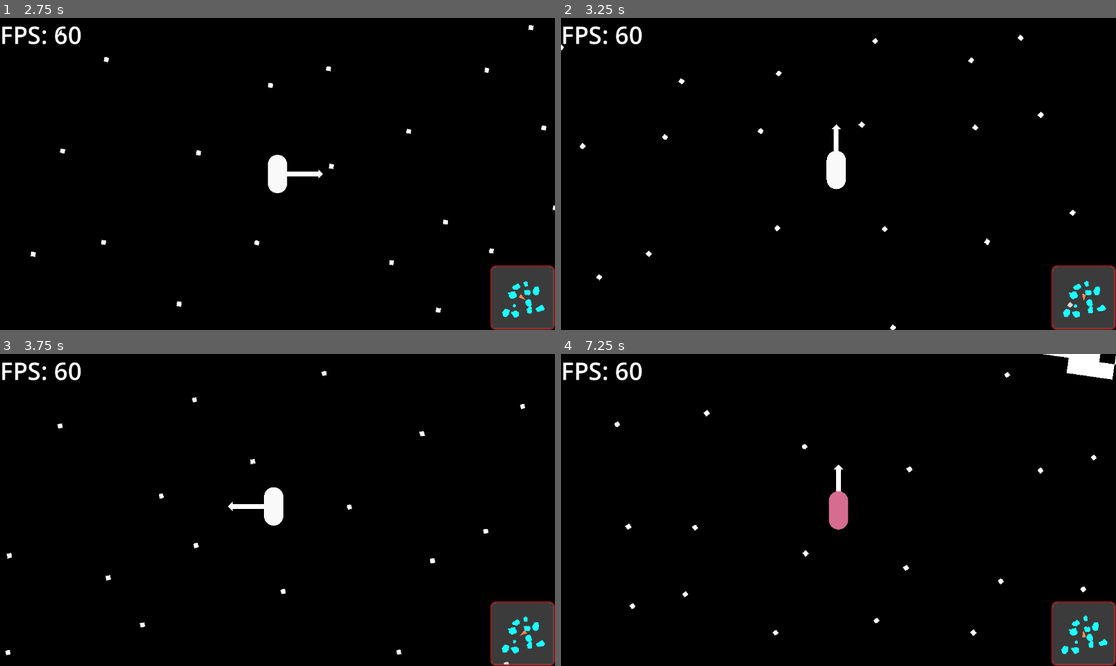
Above: before the commit, frames 1-4 (two rows, left to right).
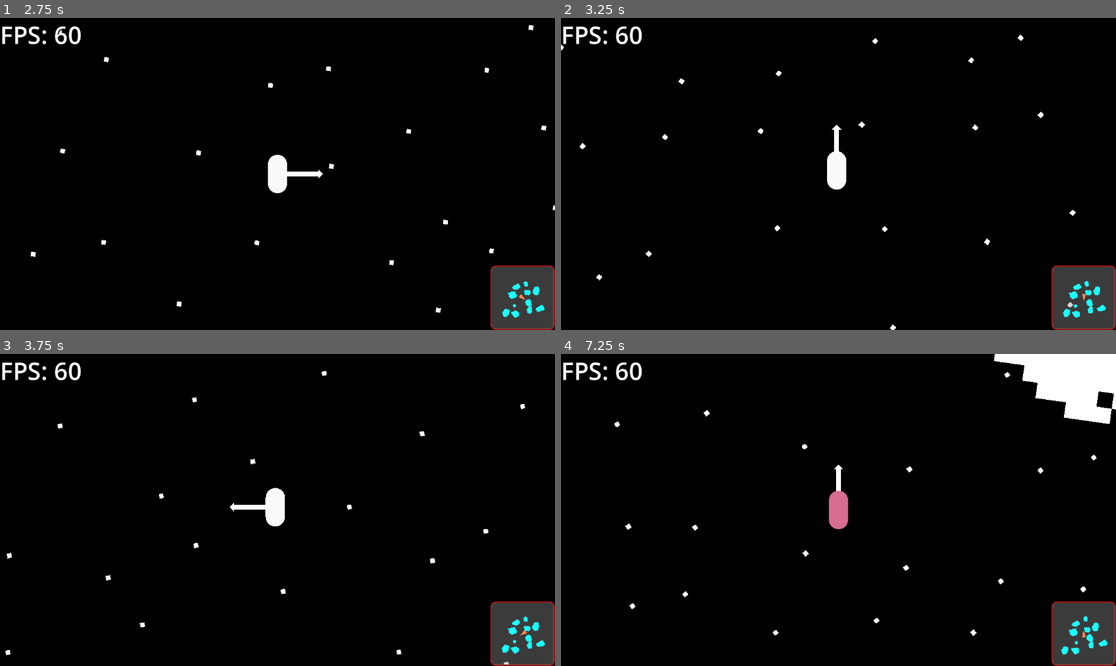
Above: after the commit, the same moments.

Repository: coolspacegame/game
Game: Godot game, scene res://node_2d.tscn
The game is run twice, just before and just after one commit, with the same random seed, the same clock (stepped at 60 frames per second) and the same inputs.
Inputs (mouse positions are in pixels of both pictures, inside the frame that each line leads up to):
- Up to frame 1 (2.75 s): tap Enter at 0.5 s; move the mouse to (399, 158) at 0.52 s; hold D (skelly_input_action_right) 0.53-1.28 s; click (399, 158) at 0.6 s; tap Space (skelly_input_action_jump) at 0.77, 1.52 s; move the mouse to (166, 189) at 1.27 s; hold S (skelly_input_action_backward) 1.28-2.03 s; right-click (166, 189) at 1.35 s; move the mouse to (333, 105) at 2.02 s; hold D (skelly_input_action_right) from 2.03 s (still down); tap E (skelly_input_action_2) at 2.1 s
- Up to frame 2 (3.25 s): move the mouse to (810, 236) at 2.77 s; release D (skelly_input_action_right) at 2.78 s; hold W (skelly_input_action_forward) from 2.78 s (still down); tap I (skelly_input_action_3) at 2.85 s; tap Space (skelly_input_action_jump) at 3.02 s
- Up to frame 3 (3.75 s): move the mouse to (444, 556) at 3.52 s; release W (skelly_input_action_forward) at 3.53 s; hold A (skelly_input_action_left) from 3.53 s (still down); hold X from 3.53 s (still down)
- Up to frame 4 (7.25 s): tap Space (skelly_input_action_jump) at 3.77, 4.52, 6.02, 6.77 s; move the mouse to (672, 463) at 4.27 s; release X at 4.28 s; tap C at 4.35 s; move the mouse to (866, 510) at 5.02 s; release A (skelly_input_action_left) at 5.03 s; hold S (skelly_input_action_backward) 5.03-5.78 s; click (866, 510) at 5.1 s; move the mouse to (755, 432) at 5.77 s; hold D (skelly_input_action_right) 5.78-6.53 s; right-click (755, 432) at 5.85 s; move the mouse to (960, 494) at 6.52 s; hold W (skelly_input_action_forward) from 6.53 s (still down); tap E (skelly_input_action_2) at 6.6 s

Frame 1 is identical in both runs. In frame 2, less than 0.1% of the frame differs, in the area x 47-52%, y 34-56%; in frame 3, 0.1%; in frame 4, 2.5%, in the area x 48-100%, y 0-97%.

Commit message:
jumping adjustments

Diff:
--- a/node_2d.tscn
+++ b/node_2d.tscn
@@ -58,6 +58,7 @@
 
 [connection signal="request_character_movement" from="MinimalInputHandler" to="TheCharacter" method="_on_request_movement"]
 [connection signal="request_character_set_booster_mode" from="MinimalInputHandler" to="TheCharacter" method="_on_set_boosters_enabled"]
+[connection signal="request_character_set_jump_active" from="MinimalInputHandler" to="TheCharacter" method="_on_request_jump_active"]
 [connection signal="request_character_set_mining_active" from="MinimalInputHandler" to="TheCharacter" method="_on_set_mining_active"]
 [connection signal="body_transform_updated" from="TheCharacter" to="CanvasLayer/UI" method="_on_character_transform_updated"]
 [connection signal="body_transform_updated" from="TheCharacter" to="TheCamera" method="_on_character_transform_updated"]
--- a/scenes/the_character.tscn
+++ b/scenes/the_character.tscn
@@ -44,7 +44,7 @@
 [node name="PhysicsBody" type="RigidBody2D" parent="."]
 mass = 100.0
 linear_damp_mode = 1
-linear_damp = 0.7
+linear_damp = 1.5
 angular_damp_mode = 1
 angular_damp = 0.1
 
--- a/scripts/MinimalInputHandler.gd
+++ b/scripts/MinimalInputHandler.gd
@@ -1,6 +1,7 @@
 extends Node
 signal request_character_movement(direction: Vector2i)
 signal request_character_set_booster_mode(enabled: bool)
+signal request_character_set_jump_active(active: bool)
 signal request_character_set_mining_active(active: bool)
 
 var _last_booster_key_pressed_state = false
@@ -15,13 +16,11 @@
         input_dir_state += Vector2i.LEFT
     if Input.is_key_pressed(KEY_D):
         input_dir_state += Vector2i.RIGHT
-
     request_character_set_mining_active.emit(Input.is_key_pressed(KEY_X))
-
+    request_character_set_jump_active.emit(Input.is_key_pressed(KEY_SPACE))
     request_character_movement.emit(input_dir_state)
 
     if Input.is_key_pressed(KEY_C) and not _last_booster_key_pressed_state:
         _last_booster_enabled_state = !_last_booster_enabled_state
         request_character_set_booster_mode.emit(_last_booster_enabled_state)
-
     _last_booster_key_pressed_state = Input.is_key_pressed(KEY_C)
--- a/scripts/Singletons/Controllers/SkellyInputManager.gd
+++ b/scripts/Singletons/Controllers/SkellyInputManager.gd
@@ -39,6 +39,8 @@
                 _game_inputs.get_or_add(
                     key_input, InputConstants.InputActionStringToEnum[mapped_input_name]
                 )
+
+            #TODO: May need to update this else statement when/if gamepads are added
             else:
                 #TODO: May need to update this else statement when/if gamepads are added
                 key_input = input_action_event.as_text()
@@ -53,34 +55,24 @@
     match InputEnum:
         InputConstants.InputAction.INPUT_ACTION_LEFT:
             _on_input_left.emit(event)
-
         InputConstants.InputAction.INPUT_ACTION_RIGHT:
             _on_input_right.emit(event)
-
         InputConstants.InputAction.INPUT_ACTION_FORWARD:
             _on_input_forward.emit(event)
-
         InputConstants.InputAction.INPUT_ACTION_BACKWARD:
             _on_input_backward.emit(event)
-
         InputConstants.InputAction.INPUT_ACTION_JUMP:
             _on_input_jump.emit(event)
-
         InputConstants.InputAction.INPUT_ACTION_0:
             _on_input_0.emit(event)
-
         InputConstants.InputAction.INPUT_ACTION_1:
             _on_input_1.emit(event)
-
         InputConstants.InputAction.INPUT_ACTION_2:
             _on_input_2.emit(event)
-
         InputConstants.InputAction.INPUT_ACTION_3:
             _on_input_3.emit(event)
-
         InputConstants.InputAction.INPUT_ACTION_PAUSE:
             _on_input_pause.emit(event)
-
         InputConstants.InputAction.DEFAULT:
             print("What did you do?!?")
 
--- a/scripts/TheCharacter.gd
+++ b/scripts/TheCharacter.gd
@@ -23,24 +23,32 @@
 var _nearby_asteroids: Dictionary[RID, Asteroid] = {}
 
 ## Whether to show the arrows that indicate player acceleration/torque in space (when boosters are on)
-var _show_debug_indicators = true
-
-var _time_since_last_mined = 0.0
+var _show_debug_indicators := true
+
+var _time_since_last_mined := 0.0
+
+var _is_jumping := false
+
+var _requested_jump := false
+
+var _remaining_jumping_time := MAX_JUMPING_TIME
 
 ## Scale of the gravititational force from asteroids on the character
 const GRAVITATIONAL_CONSTANT := 2.0
-const AUTOMATIC_ROTATION_TORQUE_SPRING_CONSTANT = 5000000.0
-const AUTOMATIC_ROTATION_TORQUE_DAMPING_CONSTANT = 800000.0
-const REQUESTED_MOVEMENT_FORCE_SCALE = 20000.0
-const REQUESTED_MOVEMENT_TORQUE_SCALE = 100000.0
-const DEBUG_INDICATOR_LINE_WIDTH = 10.0
-const DEBUG_INDICATOR_LINE_LENGTH = 85.0
-const DEBUG_INDICATOR_ARROW_TIP_SIZE = 10.0
-const BOOSTERS_ENABLED_COLOR: Color = Color.LIGHT_GREEN
-const BOOSTERS_DISABLED_COLOR: Color = Color.PALE_VIOLET_RED
-const WALKING_SPEED = 250.0
-const JUMPING_FORCE_SCALE = 500000.0
-const MINING_COOLDOWN = 0.5
+const MAX_JUMPING_TIME := 0.02
+const HORIZONTAL_JUMP_SCALE := 0.80
+const AUTOMATIC_ROTATION_TORQUE_SPRING_CONSTANT := 5000000.0
+const AUTOMATIC_ROTATION_TORQUE_DAMPING_CONSTANT := 800000.0
+const REQUESTED_MOVEMENT_FORCE_SCALE := 20000.0
+const REQUESTED_MOVEMENT_TORQUE_SCALE := 100000.0
+const DEBUG_INDICATOR_LINE_WIDTH := 10.0
+const DEBUG_INDICATOR_LINE_LENGTH := 85.0
+const DEBUG_INDICATOR_ARROW_TIP_SIZE := 10.0
+const BOOSTERS_ENABLED_COLOR := Color.LIGHT_GREEN
+const BOOSTERS_DISABLED_COLOR := Color.PALE_VIOLET_RED
+const WALKING_SPEED := 250.0
+const JUMPING_FORCE_SCALE := 2000000.0
+const MINING_COOLDOWN := 0.5
 
 
 ## this is for incoming signals to notify this script that the "pickaxe" (or mining tool) is being used
@@ -56,7 +64,6 @@
         $RenderMesh.self_modulate = BOOSTERS_ENABLED_COLOR
     else:
         $RenderMesh.self_modulate = BOOSTERS_DISABLED_COLOR
-
     _boosters_enabled = enabled
 
 
@@ -69,10 +76,14 @@
     _requested_movement = direction
 
 
+func _on_request_jump_active(active: bool) -> void:
+    _requested_jump = active
+
+
 ## A callback used internally for the $ProximityDetector to notify this script that there is potentially nearby asteroid
 func _on_body_entered_proximity(body: Node2D):
     if body is RigidBody2D:
-        var body_parent = body.get_parent()
+        var body_parent := body.get_parent()
         if body_parent is Asteroid:
             # TODO there should be a better key to use other than the rigid body's RID
             _nearby_asteroids[body.get_rid()] = body_parent
@@ -81,7 +92,7 @@
 ## A callback used internally for the $ProximityDetector to notify this script that potentially asteroid is moving away from the character
 func _on_body_exited_proximity(body: Node2D):
     if body is RigidBody2D:
-        var body_parent = body.get_parent()
+        var body_parent := body.get_parent()
         if body_parent is Asteroid:
             _nearby_asteroids.erase(body.get_rid())
 
@@ -91,10 +102,11 @@
     # and we will apply it to the character
 
     var strongest_gravity_force := Vector2.ZERO
+    var summed_gravity_force := Vector2.ZERO
     var character_body := $PhysicsBody as RigidBody2D
     var character_mass := character_body.mass
 
-    const MAX_ASTEROID_RADIUS = TheEnvironment.MAX_ASTEROID_RADIUS
+    const MAX_ASTEROID_RADIUS := TheEnvironment.MAX_ASTEROID_RADIUS
 
     for asteroid: Asteroid in _nearby_asteroids.values():
         var asteroid_body := asteroid.rigid_body as RigidBody2D
@@ -115,20 +127,20 @@
         var gravity_force_direction := relative_position.normalized()
         var gravity_force := gravity_force_magnitude * gravity_force_direction
 
+        summed_gravity_force += gravity_force
+
         if gravity_force_magnitude > strongest_gravity_force.length():
             strongest_gravity_force = gravity_force
 
-    # here we are determining the orientation of the character relative to the asteroid with the strongest pull.
-    # This will be used to rotate the character to align with the surface of the asteroid, providing a "landing" effect
-    var chosen_gravity_direction = strongest_gravity_force.normalized()
-    var character_orientation = character_body.transform.basis_xform(Vector2.DOWN).normalized()
+    var chosen_gravity_direction := summed_gravity_force.normalized()
+    var character_orientation := character_body.transform.basis_xform(Vector2.DOWN).normalized()
 
     # angle of the gravity vector relative to +x
-    var gravity_vector_angle = atan2(chosen_gravity_direction.y, chosen_gravity_direction.x)
+    var gravity_vector_angle := atan2(chosen_gravity_direction.y, chosen_gravity_direction.x)
 
     # angle of the character orientation vector relative to +x
-    var character_rotation_angle = atan2(character_orientation.y, character_orientation.x)
-    var angle_delta = character_rotation_angle - gravity_vector_angle
+    var character_rotation_angle := atan2(character_orientation.y, character_orientation.x)
+    var angle_delta := character_rotation_angle - gravity_vector_angle
 
     var space_rid := get_world_2d().space
     var space_state := PhysicsServer2D.space_get_direct_state(space_rid)
@@ -158,11 +170,13 @@
         character_body.apply_central_force(requested_movement_force)
         character_body.apply_torque(requested_movement_torque)
 
+    var jumping_force := Vector2.ZERO
+
     # if we are not in booster mode at all, then attempt to walk on the surface of the asteroid
     if not _boosters_enabled:
         # now we are going to check for the surface normal under the character, in order to move along the surface
         var character_shape := ($PhysicsBody/CollisionShape2D as CollisionShape2D).shape
-        var collision_mask = CollisionConstants.ASTEROID
+        var collision_mask := CollisionConstants.ASTEROID
         var shape_query := PhysicsShapeQueryParameters2D.new()
 
         # this will be a shape query of the character shape, to see if it is intersecting with an asteroid
@@ -185,8 +199,8 @@
             # there can be multiple hits, so average the position of them.
             # the array we are going through has pairs of collision points between this shape collider and the
             # one it is intersecting with
-            var i = 0
-            var cast_to = Vector2.ZERO
+            var i := 0
+            var cast_to := Vector2.ZERO
             while i < shape_query_result.size():
                 cast_to += shape_query_result[i]
                 i += 2
@@ -204,32 +218,45 @@
                 # if we got here, then we can determine movement direction using the surface tangent
                 movement_dir = surface_tangent
 
-            # additionally, if we are on a surface, we want the ability to jump if the player requests it
-            var jumping_force = (
-                character_body.transform.basis_xform(Vector2.DOWN)
-                * _requested_movement.y
-                * JUMPING_FORCE_SCALE
-            )
-            character_body.apply_central_force(jumping_force)
-
-            # finally update the horizontal movement
+            if not _is_jumping and _requested_jump:
+                jumping_force = (
+                    character_body.transform.basis_xform(
+                        (
+                            _requested_movement.x as float * HORIZONTAL_JUMP_SCALE * Vector2.RIGHT
+                            + Vector2.UP
+                        )
+                    )
+                    * JUMPING_FORCE_SCALE
+                    * _remaining_jumping_time / MAX_JUMPING_TIME
+                )
+                _is_jumping = true
+
             character_body.position += delta * WALKING_SPEED * _requested_movement.x * movement_dir
 
-        # if boosters are not active, then apply torque for the automatic rotation to
-        # orient towards the asteroid
-        var torque_spring_component = AUTOMATIC_ROTATION_TORQUE_SPRING_CONSTANT * angle_delta
-        var torque_damping_component = (
+        var torque_spring_component := AUTOMATIC_ROTATION_TORQUE_SPRING_CONSTANT * angle_delta
+        var torque_damping_component := (
             AUTOMATIC_ROTATION_TORQUE_DAMPING_CONSTANT * character_body.angular_velocity
         )
 
-        var gravity_scale_component = strongest_gravity_force.length() * 0.00001
-
-        var automatic_rotation_torque = (
+        var gravity_scale_component := summed_gravity_force.length() * 0.00001
+
+        var automatic_rotation_torque := (
             -(torque_spring_component + torque_damping_component) * gravity_scale_component
         )
         character_body.apply_torque(automatic_rotation_torque)
 
-    character_body.apply_central_force(strongest_gravity_force)
+    character_body.apply_central_force(jumping_force)
+
+    if _is_jumping:
+        # update the remaining jumping time, such that it will run out after some time
+        _remaining_jumping_time = max(_remaining_jumping_time - delta, 0.0)
+        if _remaining_jumping_time <= 0.0:
+            _is_jumping = false
+
+    else:
+        _remaining_jumping_time = min(_remaining_jumping_time + delta, MAX_JUMPING_TIME)
+
+    character_body.apply_central_force(summed_gravity_force)
 
     # send the signal out that will notify other nodes that the character has moved
     body_transform_updated.emit(character_body.global_transform)
@@ -238,8 +265,11 @@
     for child in get_children():
         if child == character_body:
             continue
+
+        # this is to make sure the _draw() method is called each frame
         child.transform = character_body.transform
 
+    # this is to make sure the _draw() method is called each frame
     var tile_detection_shape_node := $TileDetector/CollisionShape2D as CollisionShape2D
     var tile_detection_shape := tile_detection_shape_node.shape
 
@@ -252,13 +282,13 @@
         shape_query.collide_with_areas = true
         shape_query.collision_mask = CollisionConstants.ASTEROID_TILE
 
-        var query_result = space_state.intersect_shape(shape_query)
+        var query_result := space_state.intersect_shape(shape_query)
 
         if query_result.size() > 0:
             _time_since_last_mined = 0
 
             for collision_dict in query_result:
-                var colliding_area = collision_dict.collider as Area2D
+                var colliding_area := collision_dict.collider as Area2D
                 destroyed_asteroid_tile.emit(colliding_area)
 
     # this is to make sure the _draw() method is called each frame
@@ -270,24 +300,24 @@
 
     # if enabled, show an arrow indicated the input acceleration given by the requested movement
     if _show_debug_indicators:
-        var arrow_vector_force = (
+        var arrow_vector_force := (
             _requested_movement.y
             * Vector2.DOWN.rotated(character_body.rotation)
             * DEBUG_INDICATOR_LINE_LENGTH
         )
-        var arrow_vector_torque = (
+        var arrow_vector_torque := (
             _requested_movement.x
             * Vector2.RIGHT.rotated(character_body.rotation)
             * DEBUG_INDICATOR_LINE_LENGTH
         )
 
         for arrow_vector in [arrow_vector_force, arrow_vector_torque]:
-            var debug_arrow_from = character_body.position
+            var debug_arrow_from := character_body.position
             var debug_arrow_to = character_body.position + arrow_vector
             draw_line(
                 debug_arrow_from, debug_arrow_to, Color.WHITE, DEBUG_INDICATOR_LINE_WIDTH, false
             )
-            var arrow_tip_points = PackedVector2Array()
+            var arrow_tip_points := PackedVector2Array()
             arrow_tip_points.append(
                 arrow_vector.normalized() * DEBUG_INDICATOR_ARROW_TIP_SIZE + debug_arrow_to
             )
@@ -303,7 +333,7 @@
                     + debug_arrow_to
                 )
             )
-            var arrow_tip_colors = PackedColorArray()
+            var arrow_tip_colors := PackedColorArray()
             arrow_tip_colors.append(Color.WHITE)
             arrow_tip_colors.append(Color.WHITE)
             arrow_tip_colors.append(Color.WHITE)
